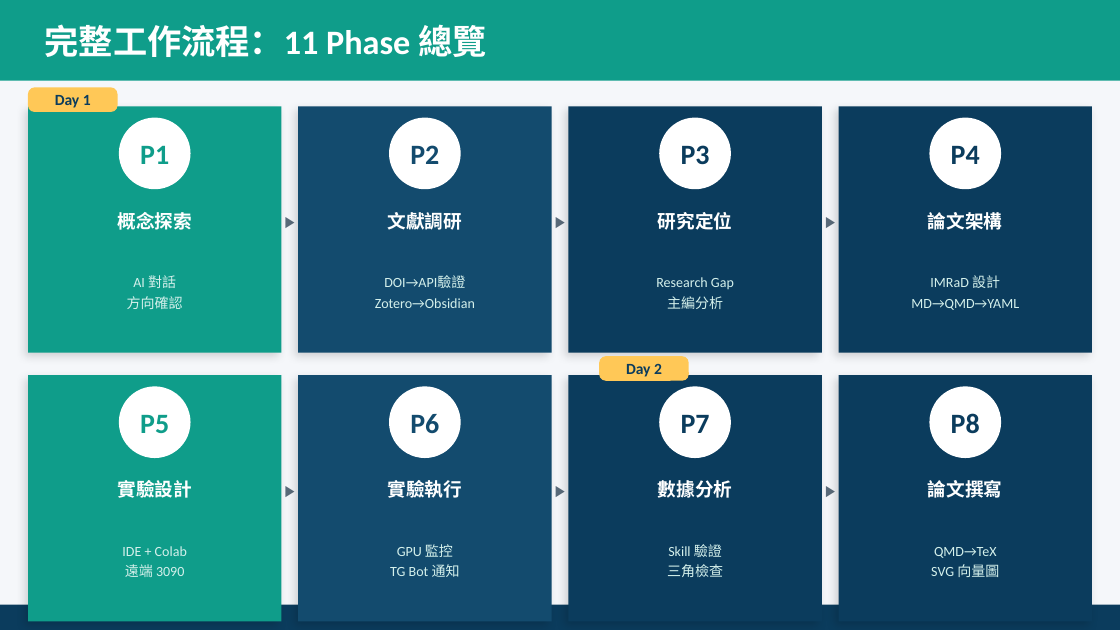
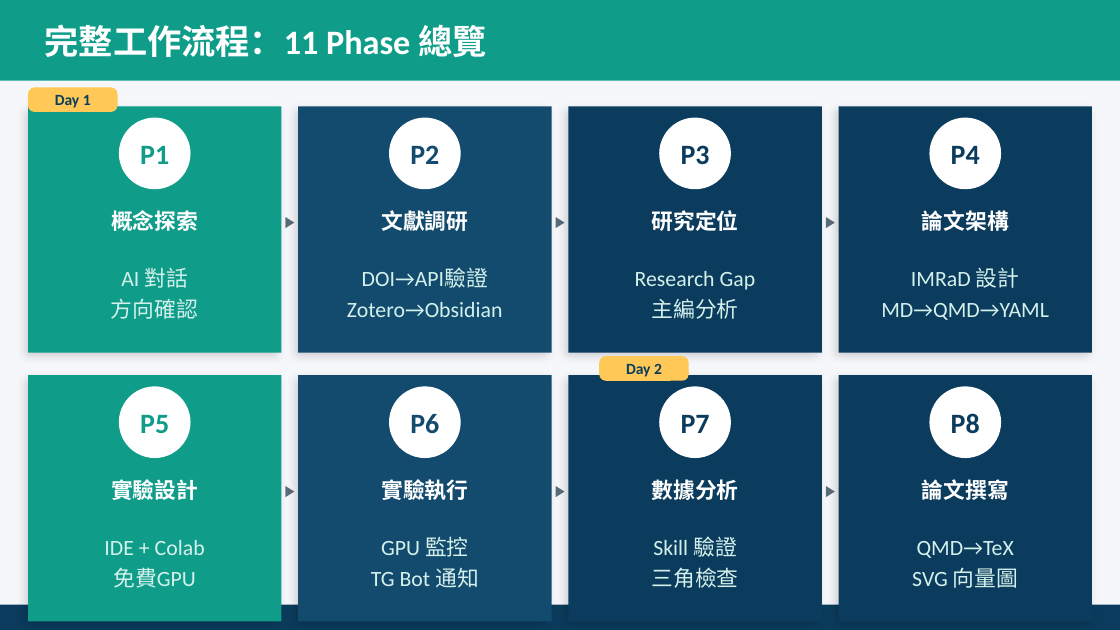
Before and after one commit to ai-cooperation/paperlab, a slide deck: slide 11 of dist/AI_Research_Workshop_Course_Intro.pptx (slide 4 before the commit). Drawn at 1120x630 pixels with LibreOffice and Linux fonts; fonts in the diff are those of the drawing. Boxes give left, top, right and bottom in pixels: in the first picture for what was removed or moved away, otherwise in the second. Text is boxed around its words. In the diff, an @@ line names an element or a change of style, - is before the commit and + after.

```diff
--- a/dist/AI_Research_Workshop_Course_Intro.pptx
+++ b/dist/AI_Research_Workshop_Course_Intro.pptx
@@ size 12 to 14 pt in 8 elements at <box>111,210,198,231</box>, <box>381,210,468,231</box>, <box>651,210,738,231</box>, <box>922,210,1009,231</box>, <box>111,479,198,500</box>, <box>381,479,468,500</box>, <box>651,479,738,500</box>, <box>922,479,1009,500</box> @@
@@ size 9 to 14 pt in 7 elements at <box>111,268,198,319</box>, <box>347,268,502,317</box>, <box>635,271,756,319</box>, <box>881,268,1049,320</box>, <box>371,536,479,588</box>, <box>651,536,738,588</box>, <box>912,541,1018,588</box> @@
@@ text at <box>104,540,205,555</box>: size 9 to 14 pt in "IDE + Colab" @@
@@ text at <box>113,567,196,588</box>: text changed; size 9 to 14 pt @@
-遠端 3090
+免費GPU
```
Also in this commit, not shown: 15 other slides changed, 7 slides added, 15 other files.
